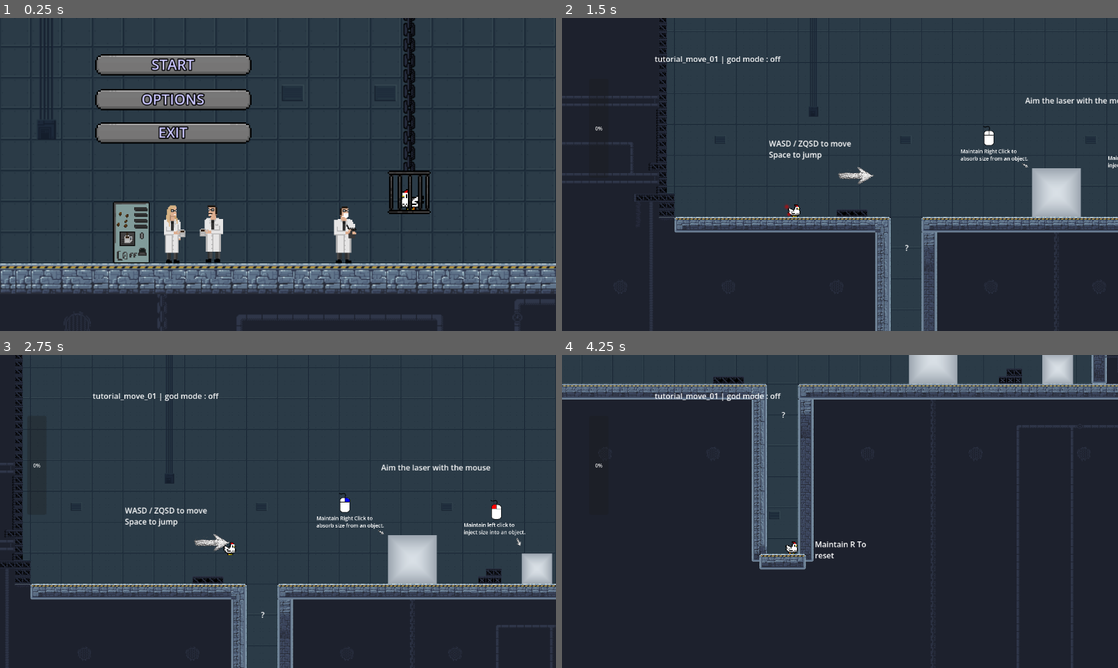
Above: before the commit, frames 1-4 (two rows, left to right).
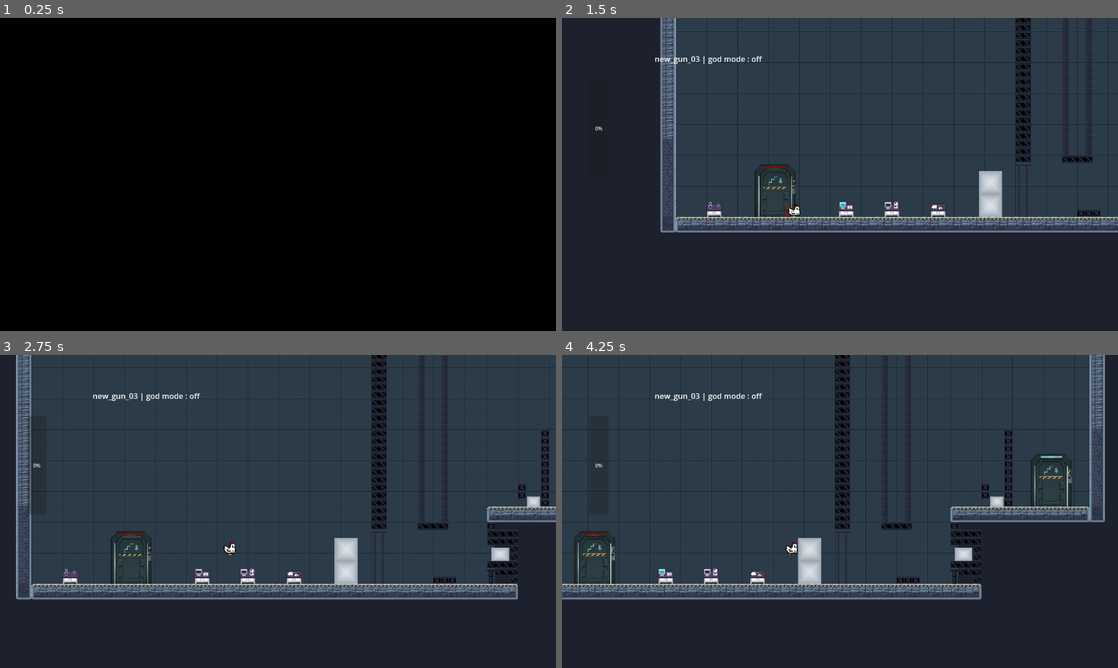
Above: after the commit, the same moments.

Repository: mgi-dev/size-them-up
Game: Godot game, scene res://scenes/levels/tutorial/new_gun_03.tscn
Same seed, same stepped clock (60 frames per second), same inputs: the game is played once before the commit and once after it. Before the commit the project starts from res://scenes/levels/tutorial/intro_00.tscn. Sound files missing from this copy of the repository are replaced by a short silence.
Inputs (mouse positions are in pixels of both pictures, inside the frame that each line leads up to):
- Up to frame 1 (0.25 s): no input
- Up to frame 2 (1.5 s): click (734, 64) at 0.52 s; tap Enter at 1.25 s; move the mouse to (962, 158) at 1.27 s; hold D (player_move_right) from 1.28 s (still down); hold E (interact) from 1.28 s (still down); click (962, 158) at 1.35 s
- Up to frame 3 (2.75 s): tap Space (player_jump) at 1.52, 2.27 s; tap Enter at 2 s; move the mouse to (166, 527) at 2.02 s; release D (player_move_right) at 2.03 s; release E (interact) at 2.03 s; hold S (player_down) from 2.03 s (still down); tap E (interact) at 2.1 s; click (166, 527) at 2.3 s
- Up to frame 4 (4.25 s): tap Enter at 2.75, 3.5 s; move the mouse to (895, 442) at 2.77 s; release S (player_down) at 2.78 s; hold Tab (change_resize_mode) 2.78-3.53 s; hold D (player_move_right) from 2.78 s (still down); tap E (interact) at 3.05 s; move the mouse to (812, 574) at 3.52 s; click (812, 574) at 3.6 s; tap Space (player_jump) at 3.77 s

The runs differ from the first frame. In frame 1, 98% of the frame differs, in the area x 0-100%, y 0-100%; in frame 2, 11%; in frame 3, 14%; in frame 4, 48%.

Commit message:
lock controls when reading emails

Diff:
--- a/autoloads/signal_bus.gd
+++ b/autoloads/signal_bus.gd
@@ -8,6 +8,7 @@
 signal reset_scene_start()
 signal reset_scene_cancel()
 signal reset_scene_animation_completed()
+signal freeze_player(freeze: bool)
 
 signal resized(size: float)
 signal gauge_changed(percentage: float)
--- a/project.godot
+++ b/project.godot
@@ -11,7 +11,7 @@
 [application]
 
 config/name="size-them-up"
-run/main_scene="uid://djxr7mvevjyl6"
+run/main_scene="uid://brmabo8f2wkb4"
 config/features=PackedStringArray("4.6", "Forward Plus")
 config/icon="res://icon.svg"
 
--- a/scenes/characters/player/player.gd
+++ b/scenes/characters/player/player.gd
@@ -22,6 +22,7 @@
 
 func _ready() -> void:
 	player_state_machine =  preload("res://scenes/characters/player/states/PlayerStateMachine.gd").new(self)
+	SignalBus.freeze_player.connect(on_player_freeze)
 
 
 func _physics_process(delta):
@@ -29,6 +30,12 @@
 	player_state_machine.update(delta)
 	move_and_slide()
 
+
+func on_player_freeze(_freeze: bool):
+	if _freeze:
+		process_mode  = Node.PROCESS_MODE_DISABLED
+	else:
+		process_mode  = Node.PROCESS_MODE_INHERIT
 
 func get_next_state()-> PlayerState:
 	if Input.is_action_just_pressed("player_jump"):
--- a/scenes/landscape/computer/email.gd
+++ b/scenes/landscape/computer/email.gd
@@ -19,7 +19,7 @@
 	$subject_label.text += " " + subject
 	if message:
 		$message_label.text += message.text
-	SignalBus.player_computer_interact.connect(func(): display=true)
+	SignalBus.player_computer_interact.connect(on_interact)
 
 
 # Called every frame. 'delta' is the elapsed time since the previous frame.
@@ -28,12 +28,19 @@
 		show()
 	else:
 		hide()
+		SignalBus.freeze_player.emit(false)
 
 
 func _input(event):
 	if event.is_action_released("click_on_button") and mouse_over or event.is_action_released("game_pad_click_on_button"):
 		SignalBus.mouse_click.emit()
 		display = false
+		SignalBus.freeze_player.emit(false)
+
+
+func on_interact():
+	display=true
+	SignalBus.freeze_player.emit(true)
 
 
 func _on_mouse_entered():
